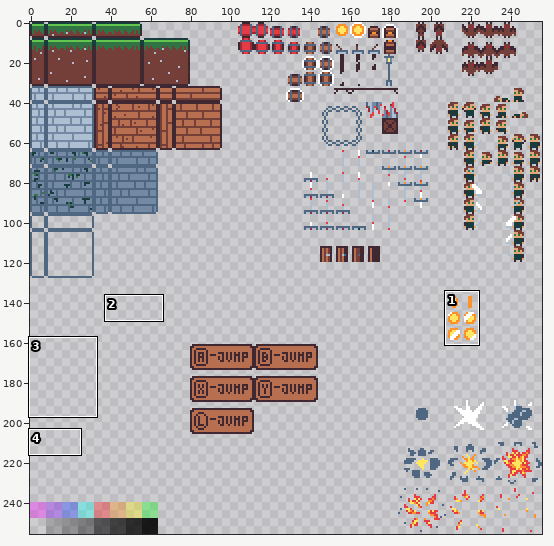
Two versions of one sprite sheet, src/res/textures/textures.png. The picture above shows the old version from afar; the outline marks the close-up.
Close-up. As it was:
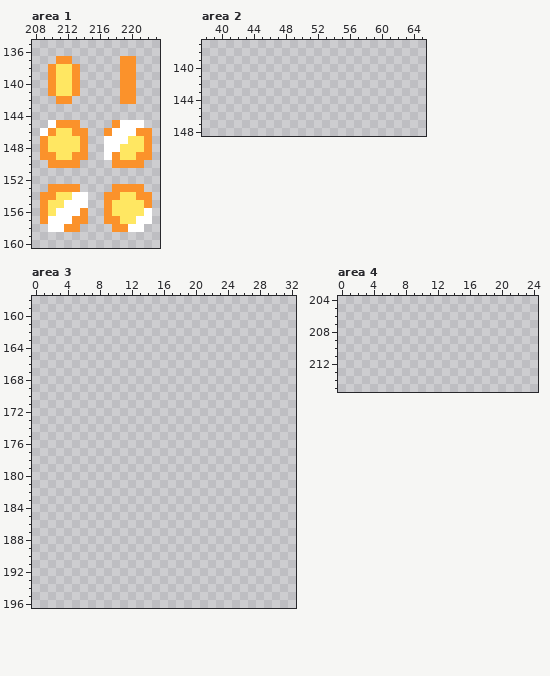
The file is 256x256 pixels. Pixels under 10% opacity are left out. Shown: area 1: x 208..223, y 135..160; area 2: x 38..65, y 137..148; area 3: x 0..32, y 158..196; area 4: x 0..24, y 204..215. The commit also changed other parts of the picture, which this record leaves out.
Once edited:
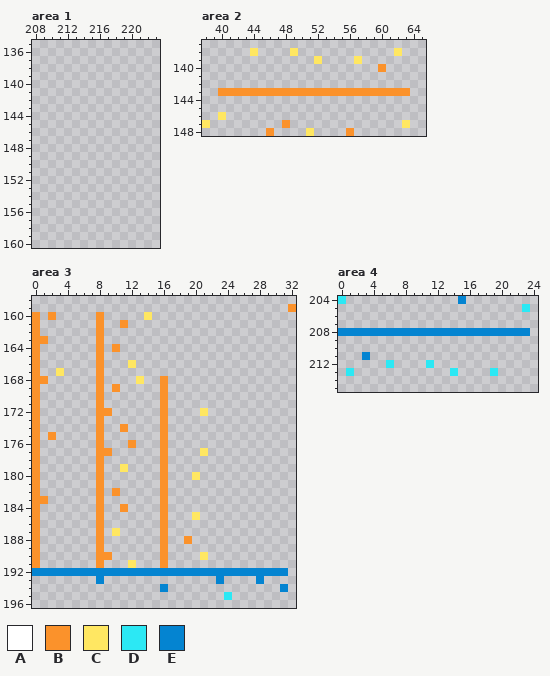
Palette (. is transparent): A #ffffff  B #fb922b  C #ffe762  D #2ce8f4  E #0484d1
What changed:
Changed rows in their new state; - is an unchanged pixel.
Area 1:
first column x 209:
137 --..------..--
138 -....-----..--
139 -....-----..--
140 -....-----..--
141 -....-----..--
142 --..------..--
145 -....----....-
146 ......--......
147 ......--......
148 ......--......
149 ......--......
150 -....----....-
153 -....----....-
154 ......--......
155 ......--......
156 ......--......
157 ......--......
158 -....----....-
Area 2:
first column x 38:
138 ------C----C------------C-
139 --------------C----C------
140 ----------------------B---
143 --BBBBBBBBBBBBBBBBBBBBBBBB
146 --C-----------------------
147 C---------B--------------C
148 --------B----C----B-------
Area 3:
first column x 0:
159 --------------------------------B
160 B-B-----B-----C------------------
161 B-------B--B---------------------
162 B-------B------------------------
163 BB------B------------------------
164 B-------B-B----------------------
165 B-------B------------------------
166 B-------B---C--------------------
167 B--C----B------------------------
168 BB------B----C--B----------------
169 B-------B-B-----B----------------
170 B-------B-------B----------------
171 B-------B-------B----------------
172 B-------BB------B----C-----------
173 B-------B-------B----------------
174 B-------B--B----B----------------
175 B-B-----B-------B----------------
176 B-------B---B---B----------------
177 B-------BB------B----C-----------
178 B-------B-------B----------------
179 B-------B--C----B----------------
180 B-------B-------B---C------------
181 B-------B-------B----------------
182 B-------B-B-----B----------------
183 BB------B-------B----------------
184 B-------B--B----B----------------
185 B-------B-------B---C------------
186 B-------B-------B----------------
187 B-------B-C-----B----------------
188 B-------B-------B--B-------------
189 B-------B-------B----------------
190 B-------BB------B----C-----------
191 B-------B---C---B----------------
192 EEEEEEEEEEEEEEEEEEEEEEEEEEEEEEEE-
193 --------E--------------E----E----
194 ----------------E--------------E-
195 ------------------------D--------
Area 4:
first column x 0:
204 D--------------E--------
205 -----------------------D
208 EEEEEEEEEEEEEEEEEEEEEEEE
211 ---E--------------------
212 ------D----D------------
213 -D------------D----D----
Where, in picture pixels (left, top, right, bottom), the same in both close-ups:
erased: (40, 56, 152, 232)
added: (202, 48, 410, 136)
added: (288, 304, 296, 312)
added: (32, 312, 288, 600)
added: (338, 296, 530, 376)
